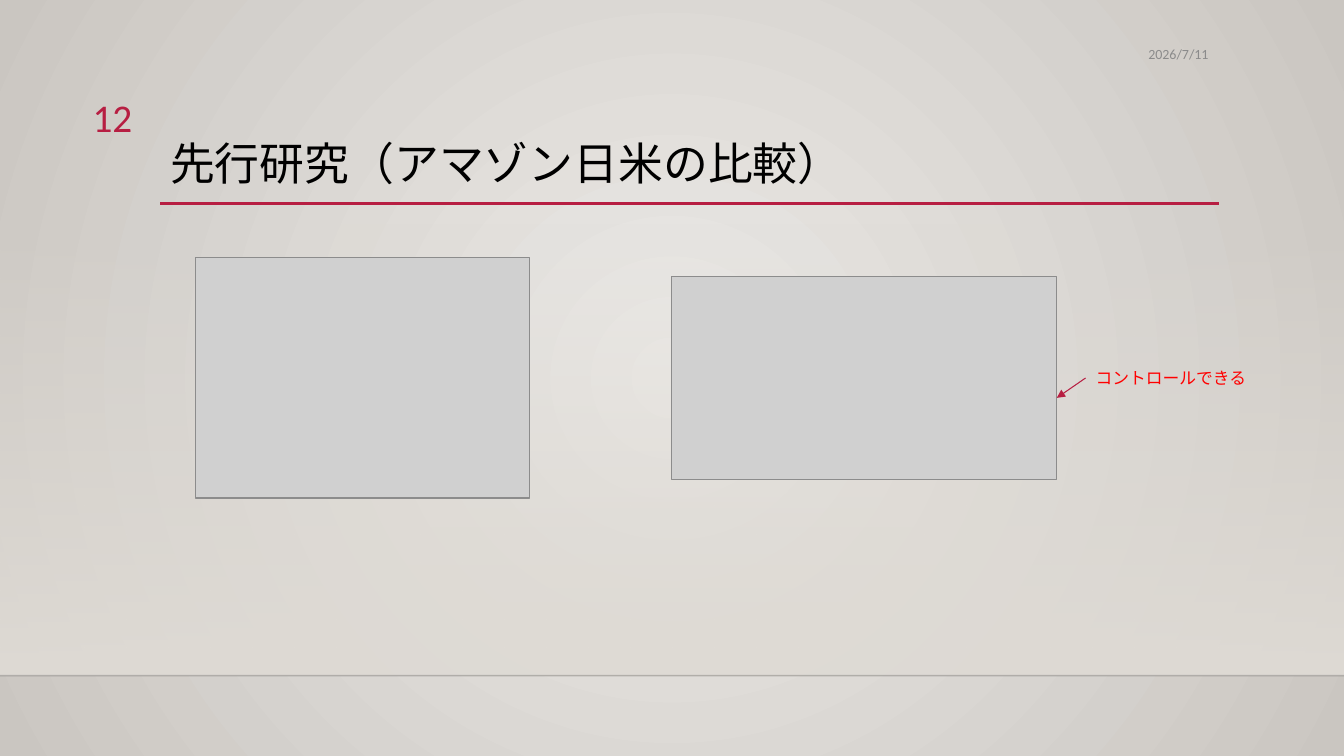
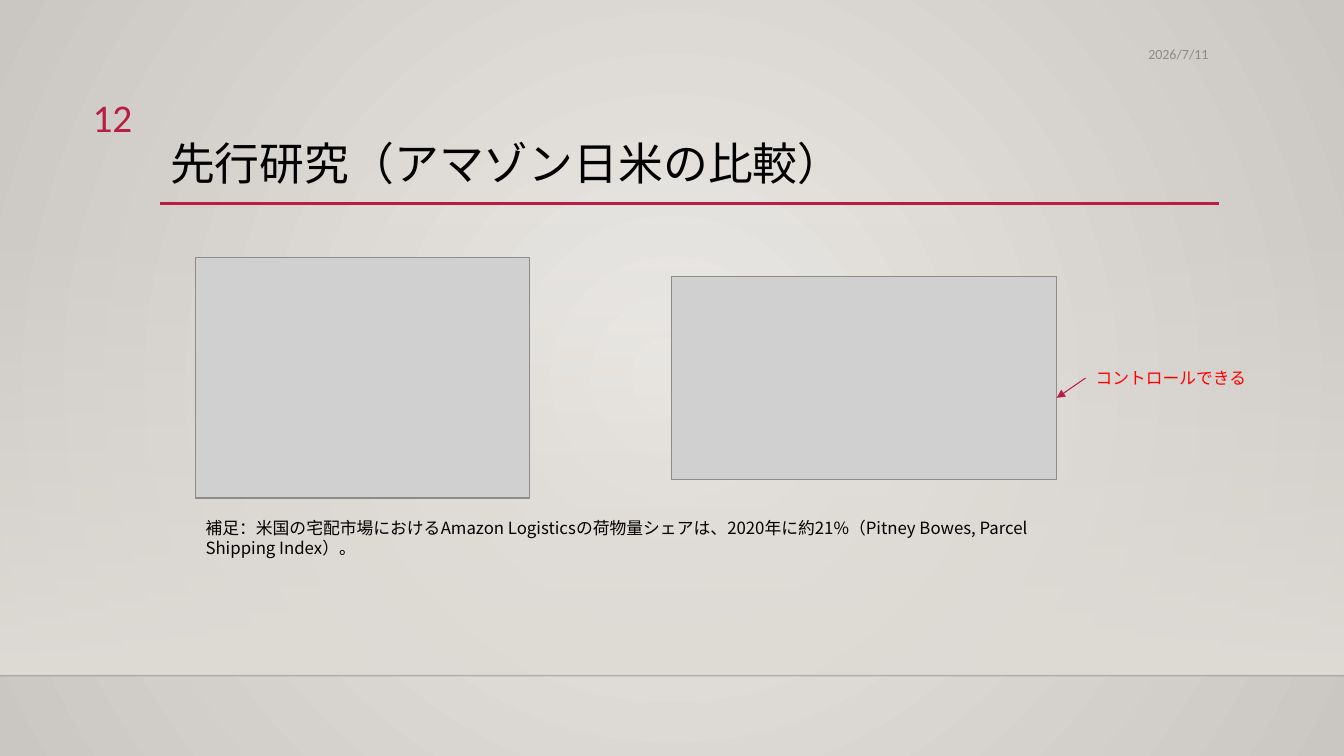
Before and after one commit to xbq738922642-cmd/claude-test, a slide deck: slide 12 of 中間発表_修正版.pptx. Drawn at 1344x756 pixels with LibreOffice and Linux fonts; fonts in the diff are those of the drawing; grey boxes stand for pictures; background and template pictures are left out. Boxes give left, top, right and bottom in pixels: in the first picture for what was removed or moved away, otherwise in the second. Text is boxed around its words. In the diff, an @@ line names an element or a change of style, - is before the commit and + after.

```diff
--- a/中間発表_修正版.pptx
+++ b/中間発表_修正版.pptx
@@ text added at (x1=206, y1=520, x2=1028, y2=558), 12 pt, text #000000 @@
+補足：米国の宅配市場におけるAmazon Logisticsの荷物量シェアは、2020年に約21%（Pitney Bowes, Parcel Shipping Index）。
```
Also in this commit, not shown: 4 other slides changed.
